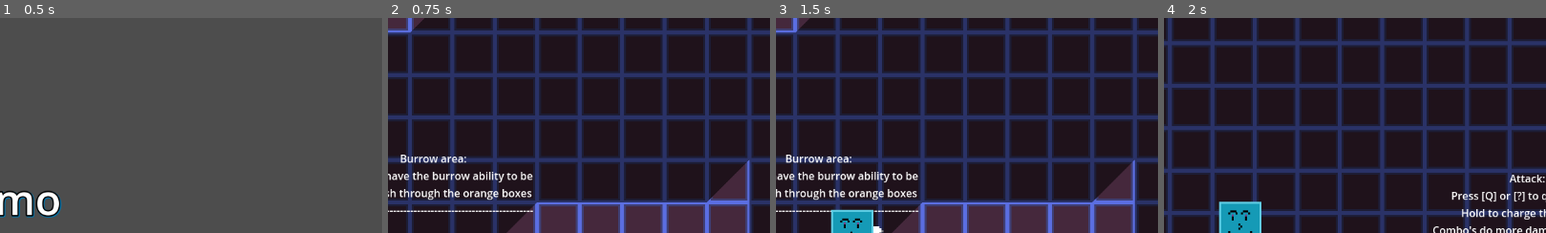
Above: before the commit, frames 1-4 (left to right).
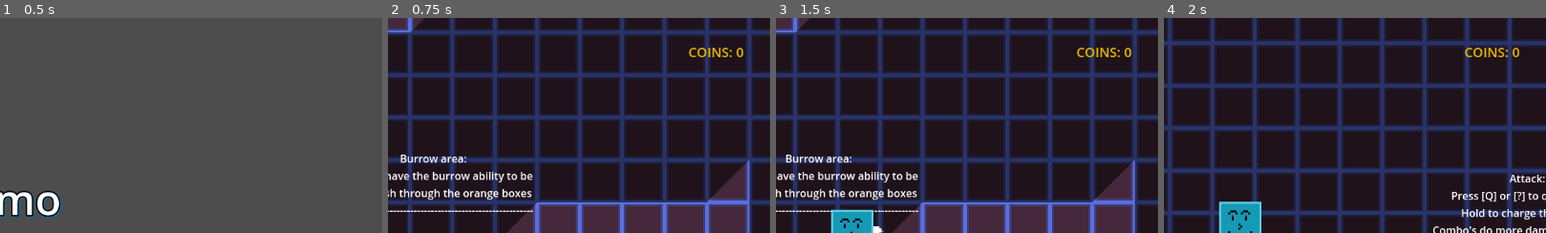
Above: after the commit, the same moments.

Repository: RJay-Pickering/Mercenaries-Contract-1.0
Game: Godot game, scene res://main_menu.tscn
Two runs of this game, one before a commit and one after it. Both use one fixed random seed, a clock stepped at 60 frames per second and the inputs below.
Inputs:
- Up to frame 1 (0.5 s): no input
- Up to frame 2 (0.75 s): click "play" at 0.5 s
- Up to frame 3 (1.5 s): tap Q (attack) at 1.25 s; hold D (right) from 1.28 s (still down); hold Shift (dash) from 1.28 s (still down)
- Up to frame 4 (2 s): keep holding D (right); keep holding Shift (dash); tap Space (jump) at 1.52, 1.55, 1.82 s
The pictures show only the part of the screen within x 50-100%, y 0-50%; the shares and areas given below are measured in that part.

Frame 1 is identical in both runs. In frame 2, 0.4% of the frame differs, in the area x 78-93%, y 13-19%; in frame 3, 0.4%; in frame 4, 0.4%.

Commit message:
added where the player gets coins and loses them when they die. also i hope i can finally be done for now so i can make these stupid enemies...

Diff:
--- a/enemy.gd
+++ b/enemy.gd
@@ -26,7 +26,7 @@
 func _ready() -> void:
 	health = $ProgressBar.value
 	if self.name == "enemy":
-		damage_output = 10
+		damage_output = 100
 	elif self.name == "mid_enemy":
 		damage_output = 15
 	velocity = Vector2.ZERO
@@ -46,6 +46,7 @@
 	# Handle enemy death
 	if health <= 0 and not is_dead:
 		is_dead = true
+		Global.coins += 10
 		queue_free()
 		$ProgressBar.visible = false
 
--- a/global.gd
+++ b/global.gd
@@ -2,6 +2,40 @@
 
 # Can only double jump if the user picks up the item. The item is changing this value.
 var can_double_jump = false
+# Can only charge dash if the user picks up the item. The item is changing this value.
 var can_charge_dash = false
+# Can only wall jump if the user picks up the item. The item is changing this value.
 var can_wall_jump = false
+# Can only use second wind if the user picks up the item. The item is changing this value.
 var can_second_wind = false
+# Collects coins when killing enemies or obtaining lost gold. The player and enemy is changing this value.
+var coins = 0
+# Gets the users location that was killed at to place the lost gold. This file and player is changing this value.
+var player_death_position: Vector2
+# Stores the coins before death to a item for the player to pick up soon. This file is changing this value.
+var dead_coins = 0
+# Shows if the shadow man will apear or not based on if they fail on their second wind. This file is changing this value.
+var shadow_man_appears = false
+
+func death_punishment(position, failed_second_wind):
+	# shadow man appears and there is no timer
+	if failed_second_wind:
+		shadow_man_appears = true
+	# shadow man does not appear and there is a timer
+	else:
+		shadow_man_appears = false
+	dead_coins = coins
+	coins = 0
+	player_death_position = position
+
+	#if coins > 0:
+		#player_death_position = position
+		#dead_coins = coins
+		#coins = 0
+	#elif not can_second_wind:
+		#player_death_position = Vector2(0,0)
+		#dead_coins = 0
+	#elif coins <= 0 and can_second_wind:
+		#player_death_position = position
+		#dead_coins = 0
+		#coins = 0
--- a/item.tscn
+++ b/item.tscn
@@ -15,4 +15,9 @@
 [node name="CollisionShape2D" type="CollisionShape2D" parent="Area2D"]
 shape = SubResource("RectangleShape2D_s5p6u")
 
+[node name="VisibleOnScreenNotifier2D" type="VisibleOnScreenNotifier2D" parent="."]
+position = Vector2(1.43051e-06, -2.38419e-07)
+scale = Vector2(1.6, 1.6)
+
 [connection signal="body_entered" from="Area2D" to="." method="_on_area_2d_body_entered"]
+[connection signal="screen_entered" from="VisibleOnScreenNotifier2D" to="." method="_on_visible_on_screen_notifier_2d_screen_entered"]
--- a/main_menu.gd
+++ b/main_menu.gd
@@ -2,6 +2,7 @@
 
 @onready var main_scene = ResourceLoader.load("res://world.tscn")
 @onready var main_menu = ResourceLoader.load("res://main_menu.tscn")
+@onready var player = $"../../"
 var status = "dead"
 
 
@@ -17,5 +18,6 @@
 
 
 func _on_no_second_wind_pressed() -> void:
+	Global.death_punishment(player.position, false)
 	get_tree().change_scene_to_packed(main_menu)
 # -----------------------------------------------------------------------------
--- a/player.gd
+++ b/player.gd
@@ -2,6 +2,7 @@
 
 @onready var status = $Label
 @onready var second_wind_menu = $CanvasLayer/SecondWindMenu
+@onready var coins_display = $CanvasLayer/ProgressBar/coins
 const SPEED = 450.0
 const DASH_SPEED = 900.0
 const JUMP_VELOCITY = -500.0
@@ -34,15 +35,17 @@
 
 func _physics_process(delta: float) -> void:
 	$CanvasLayer/ProgressBar.value = health
+	coins_display.text = "Coins: " + str(Global.coins)
 	if is_revived:
 		if get_tree().get_node_count_in_group("enemy") > 0:
 			health -= 0.05
 		else:
+			health = 100
 			is_revived = false
-			Global.can_second_wind = true
-	if Global.can_second_wind and health <= 0:
+	if Global.can_second_wind and health <= 0 and not is_revived:
 		second_wind_handle()
 	elif health <= 0:
+		Global.death_punishment(position, is_revived)
 		var main_menu = ResourceLoader.load("res://main_menu.tscn")
 		get_tree().change_scene_to_packed(main_menu)
 	# Add the gravity.
@@ -57,10 +60,6 @@
 		jump_count = 0
 		has_jumped = false
 		jump_released = false
-
-	# handles when the user jumps on the wall to not keep going up wall
-	#if is_on_wall():
-		#velocity.y += 2500 * delta
 
 	if !is_damaged and !is_stunned and health > 0:
 		if Global.can_double_jump: # handles double jumps
@@ -197,13 +196,6 @@
 					else:
 						is_wall_sliding = false
 
-	#if Global.can_background_walk:
-		#if dashing:
-			#player_collision_handler(true)
-		#else:
-			#player_collision_handler(false)
-	#
-
 	if is_stunned == true and health > 0:
 		if loop_once == false:
 			loop_once = true
@@ -224,7 +216,6 @@
 	player_collision_handler(true)
 	velocity = Vector2(0,0)
 	if second_wind_menu.status == "alive":
-		Global.can_second_wind = false
 		health = 100
 		second_wind_menu.visible = false
 		if get_tree().get_node_count_in_group("enemy") > 0:
--- a/player.tscn
+++ b/player.tscn
@@ -165,6 +165,10 @@
 
 [sub_resource type="StyleBoxFlat" id="StyleBoxFlat_5dxbg"]
 bg_color = Color(0.141176, 0.45098, 0.682353, 1)
+
+[sub_resource type="LabelSettings" id="LabelSettings_o65uc"]
+font_size = 20
+font_color = Color(0.908673, 0.736697, 1.15514e-06, 1)
 
 [node name="player" type="CharacterBody2D"]
 slide_on_ceiling = false
@@ -252,6 +256,16 @@
 theme_override_styles/fill = SubResource("StyleBoxFlat_5dxbg")
 value = 100.0
 
+[node name="coins" type="Label" parent="CanvasLayer/ProgressBar"]
+offset_left = 902.0
+offset_top = 4.0
+offset_right = 1069.0
+offset_bottom = 32.0
+text = "Coins: "
+label_settings = SubResource("LabelSettings_o65uc")
+horizontal_alignment = 2
+uppercase = true
+
 [node name="SecondWindMenu" parent="CanvasLayer" instance=ExtResource("4_w2j36")]
 visible = false
 
--- a/player_upgrades.gd
+++ b/player_upgrades.gd
@@ -2,11 +2,20 @@
 
 @onready var Item: Sprite2D = $Sprite2D
 @export var Item_Skin: Texture
+var disapear_timer_active = false
 
 
 func _process(delta: float) -> void:
 	if Item_Skin != null:
 		Item.texture = Item_Skin
+
+	if self.name == "PlayerDeathItems":
+		if Global.player_death_position == Vector2(0,0):
+			visible = false
+			queue_free()
+		else:
+			visible = true
+			position = Global.player_death_position
 
 
 func _on_area_2d_body_entered(body: Node2D) -> void:
@@ -19,4 +28,19 @@
 			Global.can_wall_jump = true
 		elif Item_Skin.resource_path == "res://assets/second wind.png":
 			Global.can_second_wind = true
+		elif Item_Skin.resource_path == "res://assets/coin.png" and visible:
+			Global.coins = Global.dead_coins
+			Global.dead_coins = 0
+			Global.player_death_position = Vector2(0, 0)
 		queue_free()
+
+
+func _on_visible_on_screen_notifier_2d_screen_entered() -> void:
+	if self.name == "PlayerDeathItems":
+		# Adds a timer if the player dies and does not use second wind
+		if not disapear_timer_active and not Global.shadow_man_appears:
+			disapear_timer_active = true
+			await get_tree().create_timer(10.0).timeout
+			Global.dead_coins = 0
+			Global.player_death_position = Vector2(0, 0)
+			queue_free()
--- a/world.tscn
+++ b/world.tscn
@@ -9,6 +9,7 @@
 [ext_resource type="Texture2D" uid="uid://xsyy4sg2aqoa" path="res://assets/wall jump.png" id="5_pvdy0"]
 [ext_resource type="Texture2D" uid="uid://bo53j818yi1vt" path="res://assets/second wind.png" id="7_q6eic"]
 [ext_resource type="PackedScene" uid="uid://cbi58p5yf7ti4" path="res://enemy.tscn" id="8_6hosq"]
+[ext_resource type="Texture2D" uid="uid://f4l4pql37w0g" path="res://assets/coin.png" id="8_s8v8d"]
 [ext_resource type="PackedScene" uid="uid://ce8cco8qt3edo" path="res://mid_enemy.tscn" id="10_g0b5e"]
 
 [sub_resource type="TileSetAtlasSource" id="TileSetAtlasSource_xpssh"]
@@ -127,13 +128,12 @@
 autowrap_mode = 3
 
 [node name="tutorial7" type="Label" parent="."]
-offset_left = 63.0
-offset_top = -825.0
-offset_right = 370.0
-offset_bottom = -724.0
+offset_left = 56.0
+offset_top = -816.0
+offset_right = 363.0
+offset_bottom = -715.0
 text = "Charged Dash:
 Press and Hold [shift]
-or [tab]
 You can now burrow..."
 horizontal_alignment = 1
 autowrap_mode = 3
@@ -159,10 +159,10 @@
 autowrap_mode = 3
 
 [node name="tutorial10" type="Label" parent="."]
-offset_left = 58.0
-offset_top = -727.0
-offset_right = 365.0
-offset_bottom = -574.0
+offset_left = 59.0
+offset_top = -737.0
+offset_right = 366.0
+offset_bottom = -584.0
 text = "Burrow:
 When picked up, you can dash through orange blocks but only when you charge dash through...
 Go ahead and try it out on the orange block to the right."
@@ -196,6 +196,10 @@
 position = Vector2(88, 103)
 Item_Skin = ExtResource("7_q6eic")
 
+[node name="PlayerDeathItems" parent="." instance=ExtResource("5_j4xkd")]
+position = Vector2(-241, -282)
+Item_Skin = ExtResource("8_s8v8d")
+
 [node name="mid_enemy" parent="." instance=ExtResource("10_g0b5e")]
 position = Vector2(573, -189)
 
Binary file removed: assets/background walk.png
Not shown, removed: assets/background walk.png.import
Binary file added: assets/coin.png
Not shown, added: assets/coin.png.import
Not shown, changed: exports/index.apple-touch-icon.png.import
Not shown, changed: exports/index.icon.png.import
Not shown, changed: exports/index.png.import
Not shown: 1 places in player.tscn that only renumber resources
Not shown: 1 places in world.tscn that only renumber resources
Not shown, changed: exports/.DS_Store
Not shown, changed: exports/Archive.zip
Not shown, added: exports/Game.zip
(and 2 more such lines)
